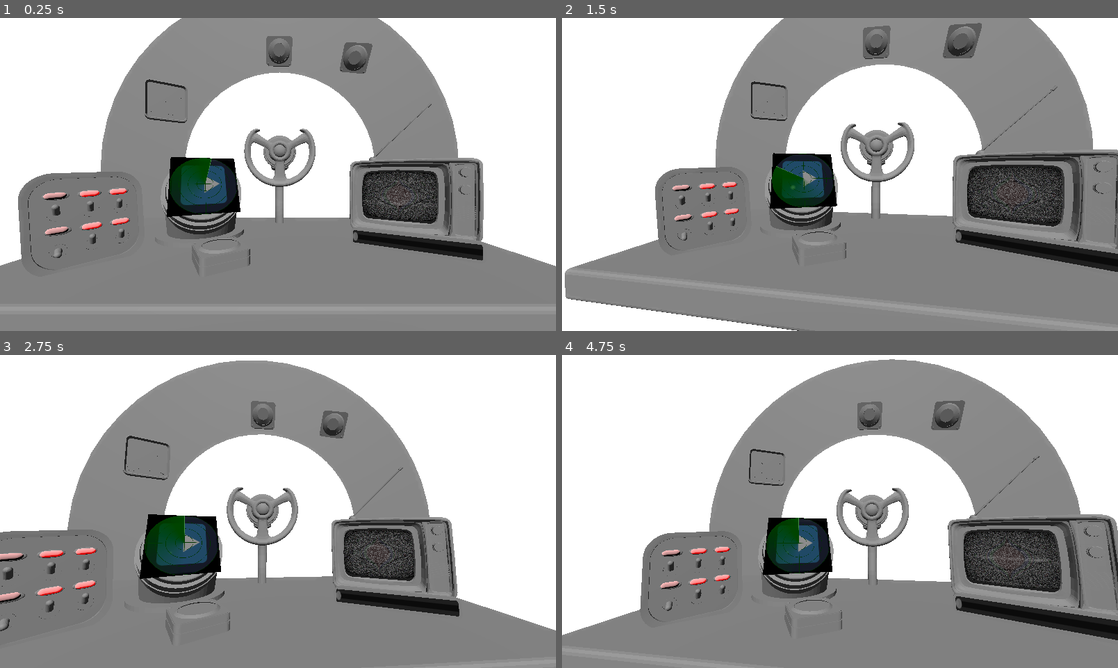
Above: before the commit, frames 1-4 (two rows, left to right).
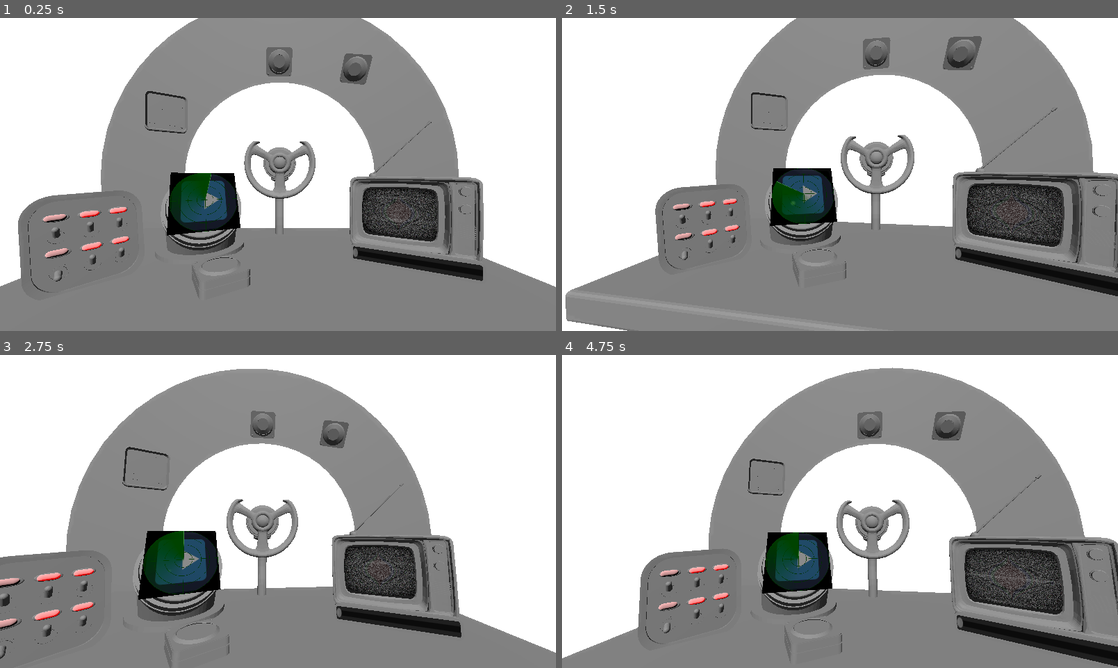
Above: after the commit, the same moments.

Repository: YAGOTAGO/UnderPressure
Game: Godot game, scene res://scenes/main.tscn
Two runs of this game, one before a commit and one after it. Both use one fixed random seed, a clock stepped at 60 frames per second and the inputs below. The engine's default icon, where the game draws it, is replaced by a stand-in: a white triangle on a blue panel in a dark square.
Inputs (mouse positions are in pixels of both pictures, inside the frame that each line leads up to):
- Up to frame 1 (0.25 s): no input
- Up to frame 2 (1.5 s): move the mouse to (962, 158) at 0.52 s; click (962, 158) at 0.6 s; drag from (728, 190) to (812, 237) at 1.27 s
- Up to frame 3 (2.75 s): move the mouse to (333, 442) at 2.02 s; click (333, 442) at 2.1 s
- Up to frame 4 (4.75 s): drag from (812, 574) to (673, 464) at 2.77 s; move the mouse to (1006, 558) at 3.52 s; click (1006, 558) at 3.6 s; drag from (673, 464) to (756, 433) at 4.27 s

The runs differ from the first frame. In frame 1, 18% of the frame differs, in the area x 0-100%, y 0-94%; in frame 2, 22%, in the area x 0-100%, y 0-100%; in frame 3, 18%; in frame 4, 20%.

Commit message:
Added audio to tv

Diff:
--- a/assets/tv/TV3D.tscn
+++ b/assets/tv/TV3D.tscn
@@ -1,13 +1,14 @@
-[gd_scene load_steps=14 format=3 uid="uid://mng8q3q44jxx"]
+[gd_scene load_steps=15 format=3 uid="uid://mng8q3q44jxx"]
 
 [ext_resource type="Script" path="res://assets/tv/tv.gd" id="1_d5fup"]
 [ext_resource type="ArrayMesh" uid="uid://cjxvlpe16ja6p" path="res://assets/tv/tv.obj" id="1_qpyk8"]
 [ext_resource type="Script" path="res://scripts/viewport/viewport_input.gd" id="2_w3tso"]
 [ext_resource type="Script" path="res://scripts/viewport/viewport_basic.gd" id="2_xrqc6"]
-[ext_resource type="PackedScene" uid="uid://cw2duxafvebni" path="res://scenes/2d_views/tv_shader_view.tscn" id="3_w5btw"]
+[ext_resource type="PackedScene" path="res://scenes/2d_views/tv_shader_view.tscn" id="3_w5btw"]
 [ext_resource type="ArrayMesh" uid="uid://pi6vjd1nsefc" path="res://assets/tv/tvslidingbase.obj" id="6_fi7mm"]
 [ext_resource type="ArrayMesh" uid="uid://eurd5hnln3d" path="res://assets/tv/antenna.obj" id="7_hqbs7"]
 [ext_resource type="ArrayMesh" uid="uid://qec2vrsblpcw" path="res://assets/tv/antennabase.obj" id="7_hty1k"]
+[ext_resource type="AudioStream" uid="uid://degg6rd4mwfnd" path="res://Sounds/tv static.mp3" id="9_8560w"]
 
 [sub_resource type="ORMMaterial3D" id="ORMMaterial3D_65ebg"]
 
@@ -85,3 +86,9 @@
 transform = Transform3D(1, 0, 0, 0, 1, 0, 0, 0, 1, -5.15304, -2.57232, -3.68308)
 mesh = ExtResource("7_hqbs7")
 skeleton = NodePath("../../..")
+
+[node name="StaticSound" type="AudioStreamPlayer3D" parent="."]
+unique_name_in_owner = true
+stream = ExtResource("9_8560w")
+volume_db = 10.0
+autoplay = true
--- a/assets/tv/tv.gd
+++ b/assets/tv/tv.gd
@@ -8,6 +8,10 @@
 @onready var slider: HSlider = %HSlider
 @onready var tv_shader_material: ShaderMaterial = %TvShader.get_shader_material()
 @onready var antenna : Node3D = %"Antenna Parent"
+@onready var staticSound : AudioStreamPlayer3D = %StaticSound
+
+
+
 
 var target_value: int = 50 # will be number between 0 and 100
 var is_broken: bool = false
@@ -21,6 +25,7 @@
 	update_rotation(slider.value)
 	slider.value_changed.connect(_on_h_slider_value_changed)
 
+
 #function that rotates antenna
 func update_rotation(value: float)-> void:
 	var rotation_degree: int  = MIN_ROTATION + (value / slider.max_value) * (MAX_ROTATION - MIN_ROTATION)
@@ -32,6 +37,12 @@
 
 	tv_shader_material.set_shader_parameter("static_noise_intensity", lerp(0.06, 1.0, proximity))
 
+#	Audio settings for the static
+	var volume:float = proximity * 10
+	if proximity < 0.06:
+		volume = -10.0
+	staticSound.volume_db = volume
+
 	if abs(slider.value - target_value) < 5:
 		is_broken = false
 
--- a/scenes/main.tscn
+++ b/scenes/main.tscn
@@ -36,7 +36,7 @@
 transform = Transform3D(1, 0, 0, 0, 0.725134, 0.688608, 0, -0.688608, 0.725134, -2.08482, 8.13339, 6.59334)
 
 [node name="Camera3D" type="Camera3D" parent="."]
-transform = Transform3D(1, 0, 0, 0, 1, 0, 0, 0, 1, -0.0657407, 2.55786, 5.05646)
+transform = Transform3D(1, 0, 0, 0, 1, 0, 0, 0, 1, -0.0657407, 3.056, 5.05646)
 script = ExtResource("1_473u7")
 
 [node name="Tv3d" parent="." instance=ExtResource("2_pv8vt")]
Not shown, changed: Sounds/buttom click 1.wav.import
Not shown, changed: Sounds/buttom click.mp3.import
Not shown, changed: Sounds/sonar.wav.import
Not shown, added: Sounds/tv static.mp3.import
Not shown, changed: Sounds/tv static.wav.import
Not shown, added: Sounds/tv static.mp3
Not shown, added: Sounds/tv static.wav
